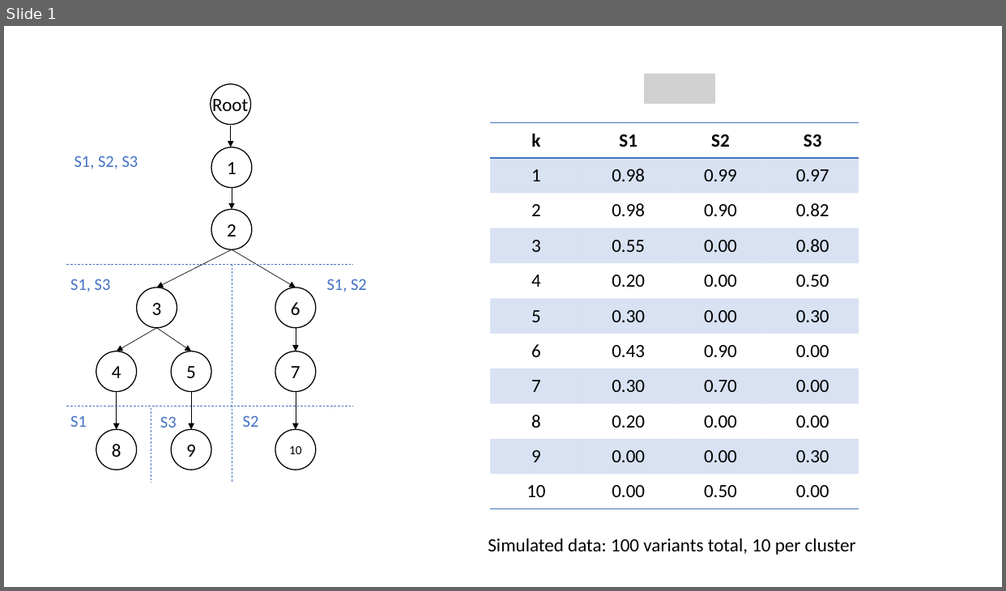
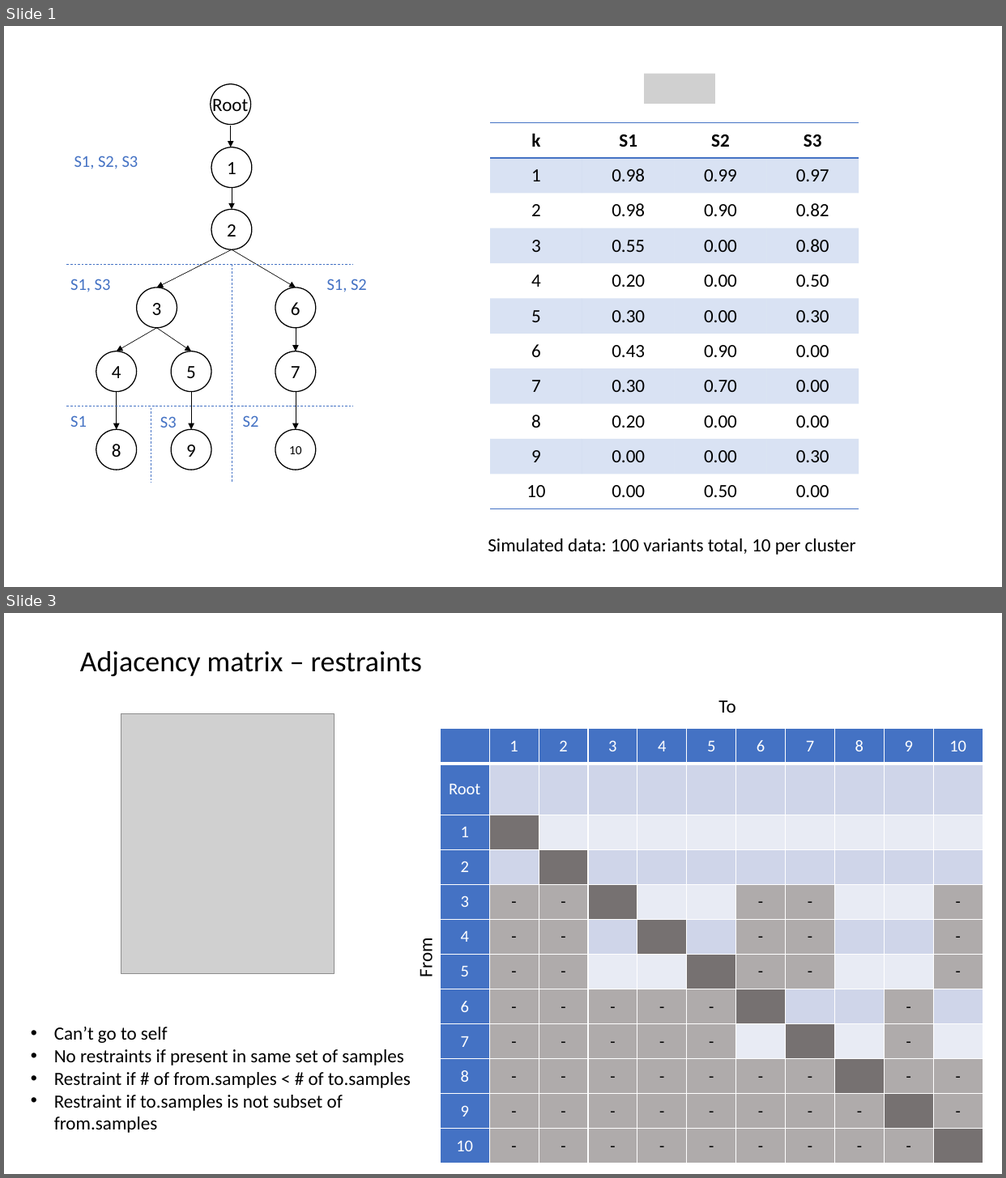
Before and after one commit to KarchinLab/pictograph, a slide deck: v6/figs/test-data-1.pptx. Shown one above the other, each under a label of ours: slide 1 before the commit, slides 1 and 3 after it; the slides between them are not shown. The pictures are 1006x591 and 1006x1178 pixels, drawn with LibreOffice and Linux fonts; fonts in the diff are those of the drawing; grey boxes stand for pictures. Boxes give left, top, right and bottom in pixels: in the first picture for what was removed or moved away, otherwise in the second. Text is boxed around its words. In the diff, an @@ line names an element or a change of style, - is before the commit and + after.

Commit message:
add adjacency matrix init and mutate functions

```diff
--- a/v6/figs/test-data-1.pptx
+++ b/v6/figs/test-data-1.pptx
@@ slide 3 added at [4,613,1002,1174], background #FFFFFF @@
@@ text added at [80,651,422,676], 28 pt, text #000000 @@
+Adjacency matrix – restraints
@@ text added at [718,700,735,713], 18 pt, text #000000 @@
+To
@@ picture added at [121,714,334,973] @@
@@ table added at [441,729,984,1164], 12 rows, 11 columns @@
+ | 1 | 2 | 3 | 4 | 5 | 6 | 7 | 8 | 9 | 10
+Root |  |  |  |  |  |  |  |  |  | 
+1 |  |  |  |  |  |  |  |  |  | 
+2 |  |  |  |  |  |  |  |  |  | 
+3 | - | - |  |  |  | - | - |  |  | -
+4 | - | - |  |  |  | - | - |  |  | -
+5 | - | - |  |  |  | - | - |  |  | -
+6 | - | - | - | - | - |  |  |  | - | 
+7 | - | - | - | - | - |  |  |  | - | 
+8 | - | - | - | - | - | - | - |  | - | -
+9 | - | - | - | - | - | - | - | - |  | -
+10 | - | - | - | - | - | - | - | - | - | 
@@ text added at [415,941,437,977], 18 pt, text #000000 @@
+From
@@ text added at [54,1027,411,1133], 18 pt, text #000000 @@
+• Can’t go to self
+• No restraints if present in same set of samples
+• Restraint if # of from.samples < # of to.samples
+• Restraint if to.samples is not subset of from.samples
```
Also in this commit, not shown: 3 slides changed, 2 other slides added, 3 other files.
